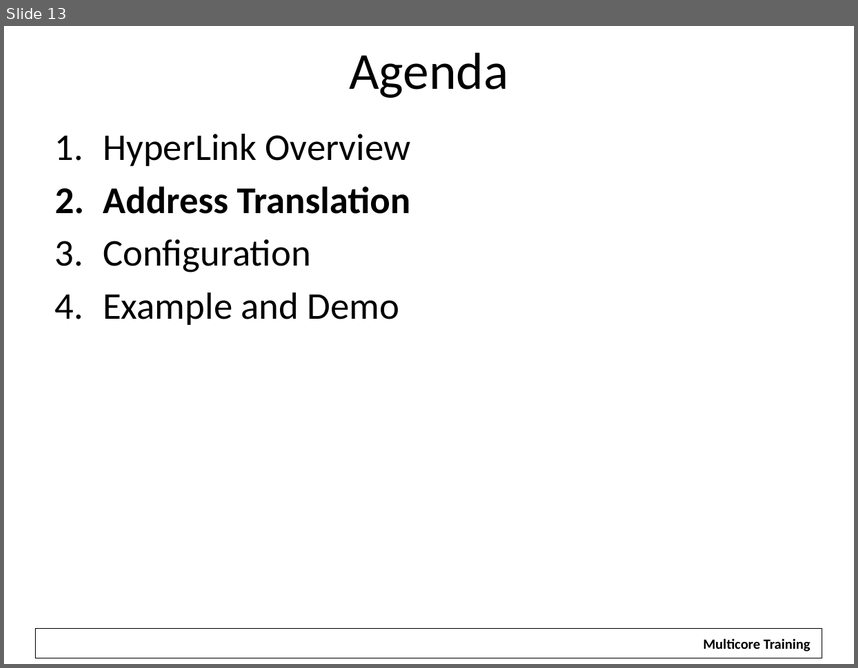
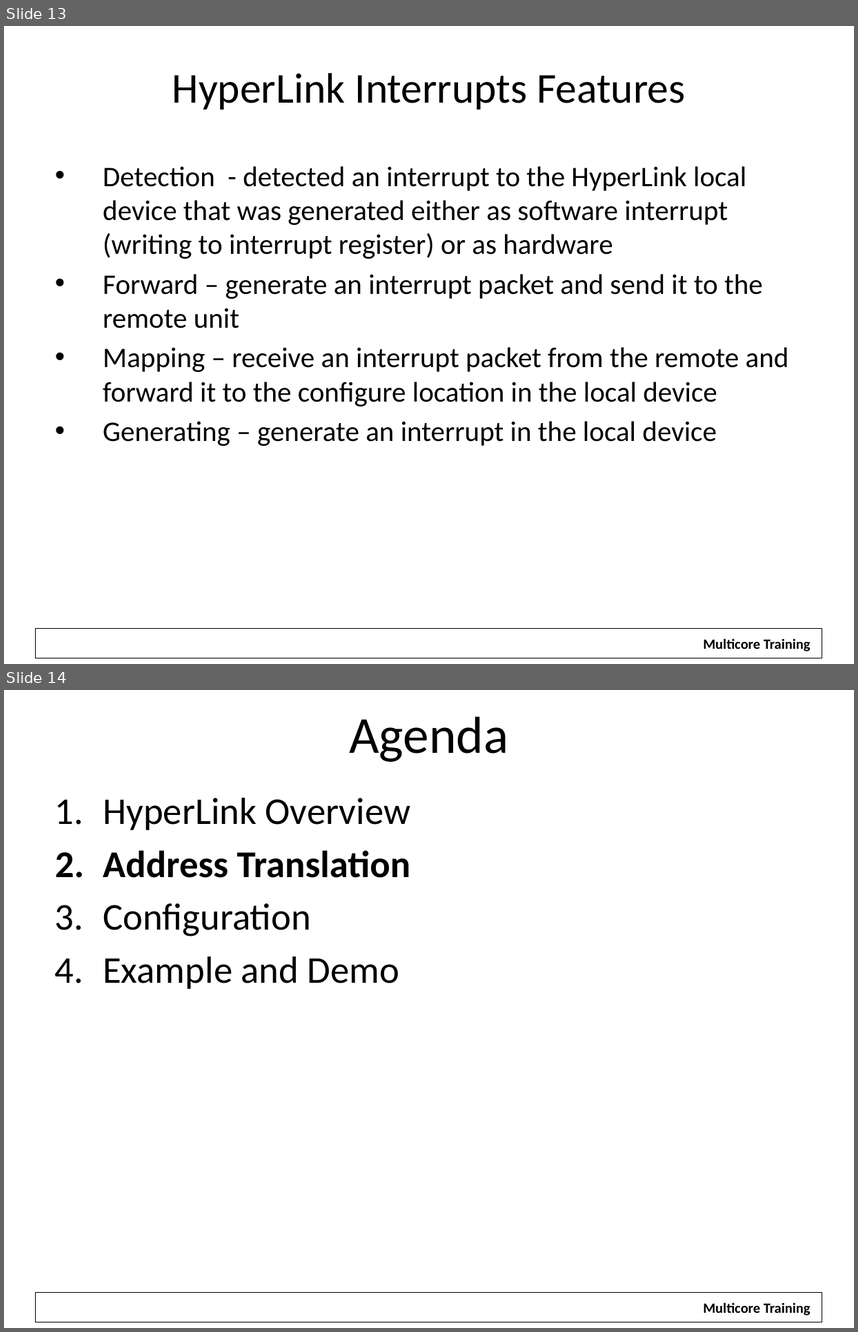
Before and after one commit to hari1989/keystone-workshop, a slide deck: slides/Intro to Hyperlink.pptx. Shown one above the other, each under a label of ours: slide 13 before the commit, slides 13 and 14 after it. The pictures are 858x668 and 858x1332 pixels, drawn with LibreOffice and Linux fonts; fonts in the diff are those of the drawing; background and template pictures are left out. Boxes give left, top, right and bottom in pixels: in the first picture for what was removed or moved away, otherwise in the second. Text is boxed around its words. In the diff, an @@ line names an element or a change of style, - is before the commit and + after.

```diff
--- a/slides/Intro to Hyperlink.pptx
+++ b/slides/Intro to Hyperlink.pptx
@@ slide 13 added at box(4, 26, 854, 664), background #FFFFFF; not listed: 2 template elements that a slide beside it also shows @@
@@ title added at box(172, 73, 685, 109), 36 pt, text #000000 @@
+HyperLink Interrupts Features
@@ text added at box(103, 166, 789, 446), 24 pt, text #000000 @@
+• Detection - detected an interrupt to the HyperLink local device that was generated either as software interrupt (writing to interrupt register) or as hardware
+• Forward – generate an interrupt packet and send it to the remote unit
+• Mapping – receive an interrupt packet from the remote and forward it to the configure location in the local device
+• Generating – generate an interrupt in the local device
@@ what was slide 13 is now slide 14 @@
```
